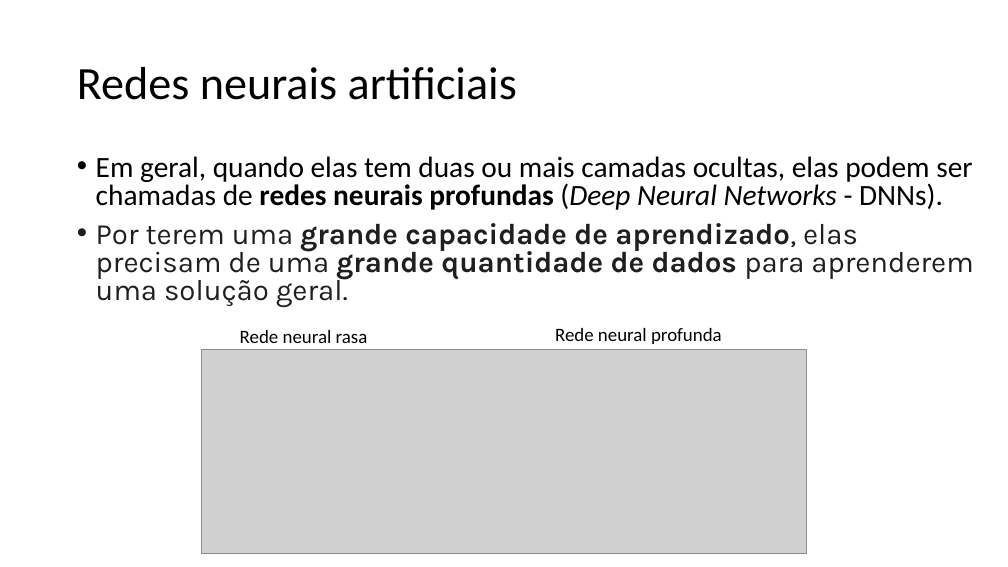
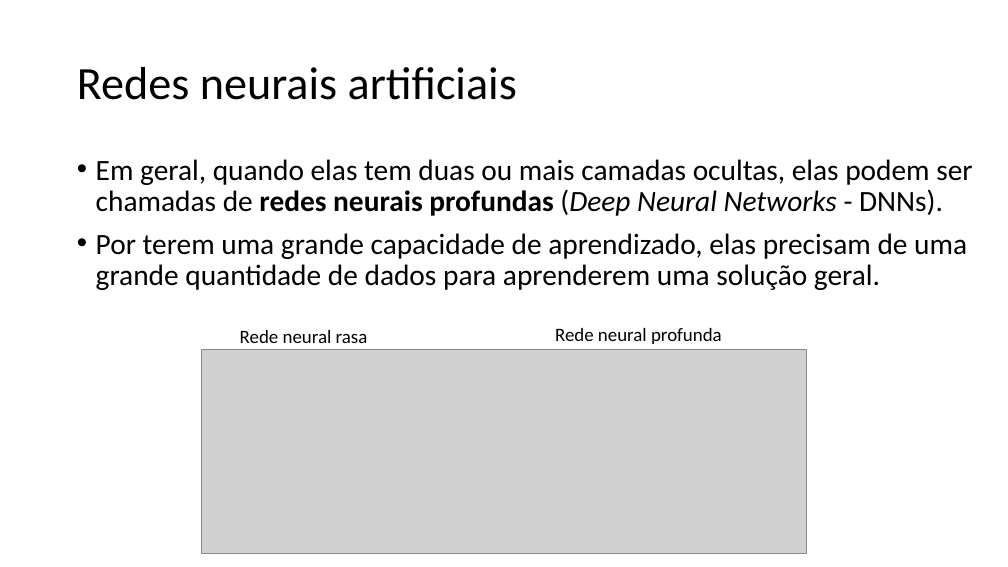
Before and after one commit to zz4fap/c24_inteligencia_artificial, a slide deck: slide 23 of slides/C24_MLP.pptx. Drawn at 1008x567 pixels with LibreOffice and Linux fonts; fonts in the diff are those of the drawing; grey boxes stand for pictures. Boxes give left, top, right and bottom in pixels: in the first picture for what was removed or moved away, otherwise in the second. Text is boxed around its words. In the diff, an @@ line names an element or a change of style, - is before the commit and + after.

```diff
--- a/slides/C24_MLP.pptx
+++ b/slides/C24_MLP.pptx
@@ text "Em geral, quando elas tem ..." at [96, 159, 972, 290]: font Karla to Calibri, text colour #1F1F1F to #000000 in "Por terem uma grande capacidade de aprendizado, ..."; bold off in "grande capacidade de aprendizado, grande quantidade de ..."; line spacing 0.8 to 0.9 @@
```
Also in this commit, not shown: 2 other slides changed, 2 slides added.
